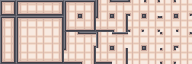
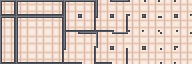
Revision of a layered 192 × 64 image; what changed, layer by layer:
hid "Outline 3 copy" over (2, 0, 192, 64)
hid "Outline 3" over (2, 0, 192, 64)
